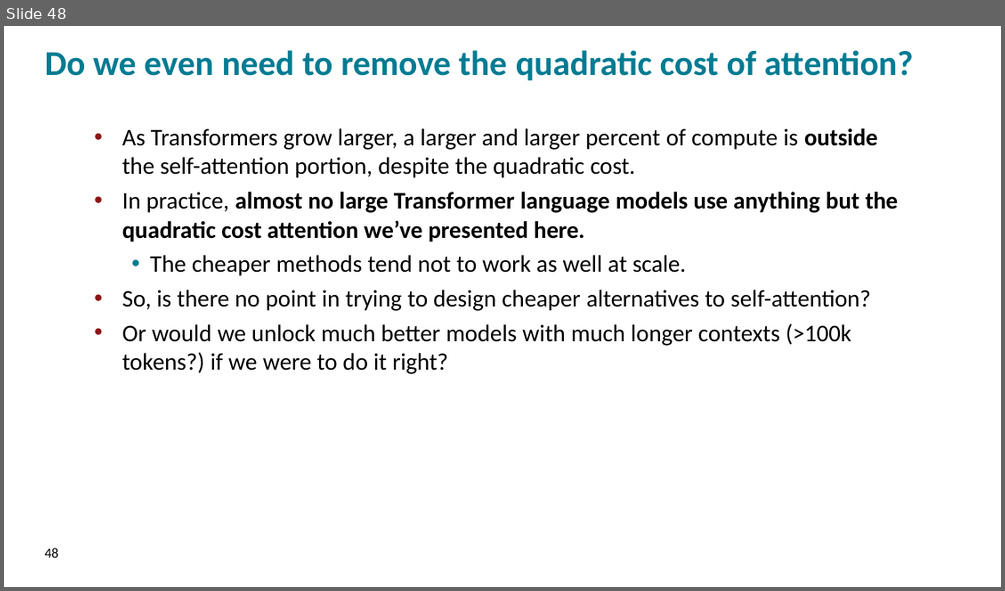
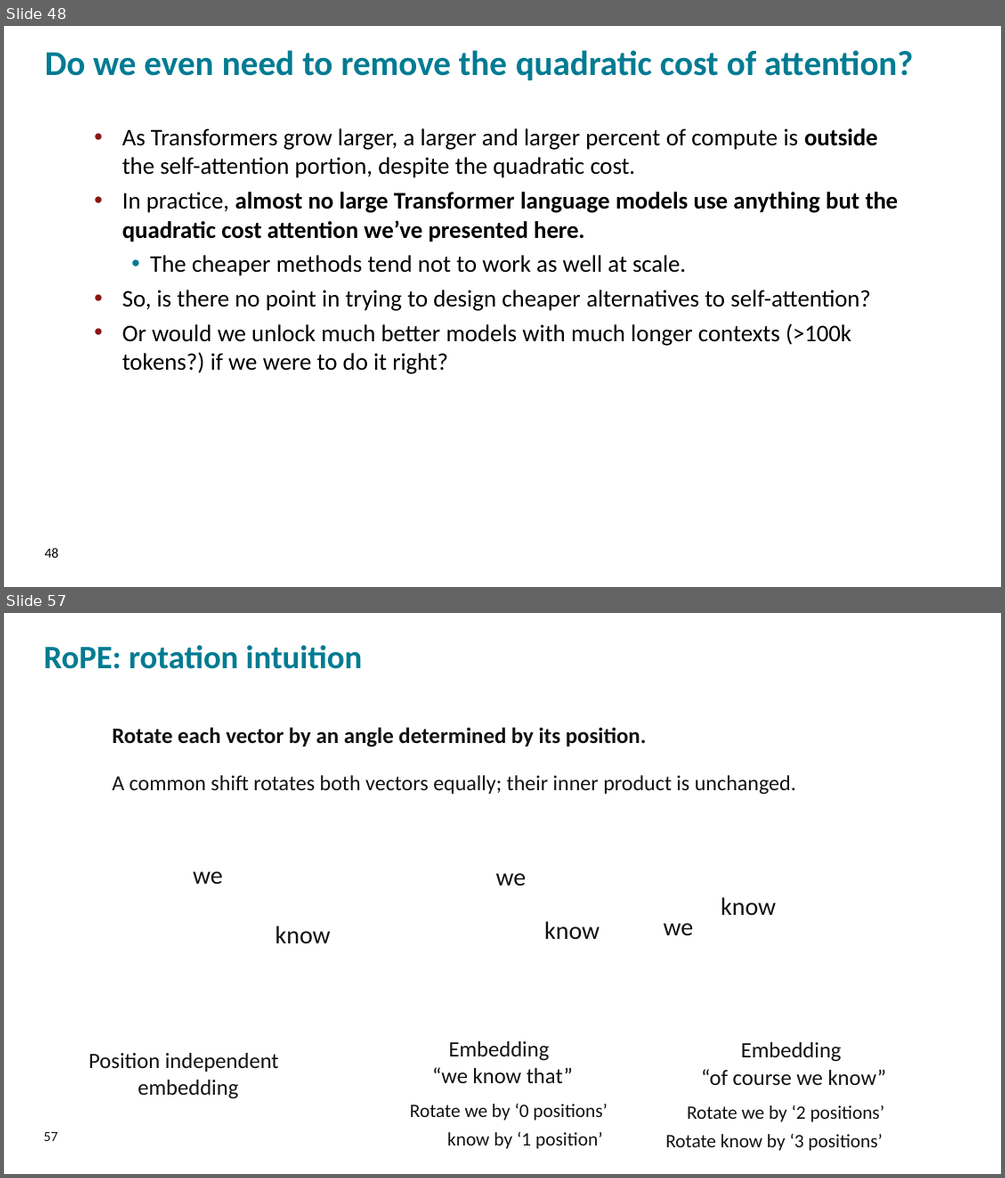
Before and after one commit to FMIPPC/lectures, a slide deck: lecture_03.pptx. Shown one above the other, each under a label of ours: slide 48 before the commit, slides 48 and 57 after it; the slides between them are not shown. The pictures are 1005x591 and 1005x1178 pixels, drawn with LibreOffice and Linux fonts; fonts in the diff are those of the drawing; background and template pictures are left out. Boxes give left, top, right and bottom in pixels: in the first picture for what was removed or moved away, otherwise in the second. Text is boxed around its words. In the diff, an @@ line names an element or a change of style, - is before the commit and + after.

```diff
--- a/lecture_03.pptx
+++ b/lecture_03.pptx
@@ slide 57 added at bbox=[4, 613, 1001, 1174], background picture (left out) @@
@@ text added at bbox=[44, 645, 363, 669], 31.5 pt, text #007B92, bold @@
+RoPE: rotation intuition
@@ text added at bbox=[112, 727, 647, 747], 21.3 pt, text #111111, bold @@
+Rotate each vector by an angle determined by its position.
@@ text added at bbox=[112, 775, 796, 794], 20.7 pt, text #111111 @@
+A common shift rotates both vectors equally; their inner product is unchanged.
@@ text added at bbox=[193, 871, 223, 884], 24.1 pt, text #111111 @@
+we
@@ text added at bbox=[496, 873, 526, 885], 24.1 pt, text #111111 @@
+we
@@ text added at bbox=[720, 897, 776, 915], 24.1 pt, text #111111 @@
+know
@@ text added at bbox=[275, 925, 331, 943], 24.1 pt, text #111111 @@
+know
@@ text added at bbox=[544, 921, 599, 939], 24.1 pt, text #111111 @@
+know
@@ text added at bbox=[663, 923, 694, 935], 24.1 pt, text #111111 @@
+we
@@ text added at bbox=[89, 1053, 279, 1071], 21.1 pt, text #111111 @@
+Position independent
@@ text added at bbox=[449, 1041, 550, 1061], 21.1 pt, text #111111 @@
+Embedding
@@ text added at bbox=[741, 1042, 841, 1062], 21.1 pt, text #111111 @@
+Embedding
@@ text added at bbox=[138, 1079, 238, 1099], 21.1 pt, text #111111 @@
+embedding
@@ text added at bbox=[432, 1067, 573, 1083], 21.1 pt, text #111111 @@
+“we know that”
@@ text added at bbox=[701, 1069, 887, 1085], 21.1 pt, text #111111 @@
+“of course we know”
@@ text added at bbox=[410, 1103, 607, 1120], 18.3 pt, text #111111 @@
+Rotate we by ‘0 positions’
@@ text added at bbox=[687, 1105, 885, 1122], 18.3 pt, text #111111 @@
+Rotate we by ‘2 positions’
@@ text added at bbox=[44, 1132, 58, 1141], 13.5 pt, text #111111 @@
+57
@@ text added at bbox=[447, 1131, 603, 1149], 18.3 pt, text #111111 @@
+know by ‘1 position’
@@ text added at bbox=[665, 1134, 882, 1151], 18.3 pt, text #111111 @@
+Rotate know by ‘3 positions’
```
Also in this commit, not shown: 27 other slides added, 3 other files.
